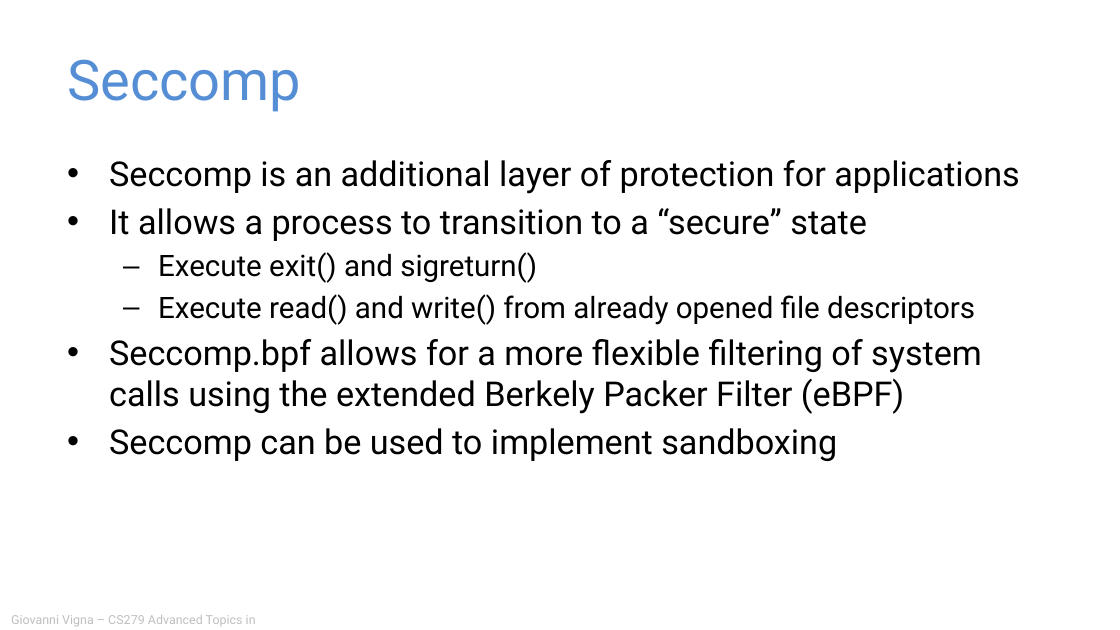
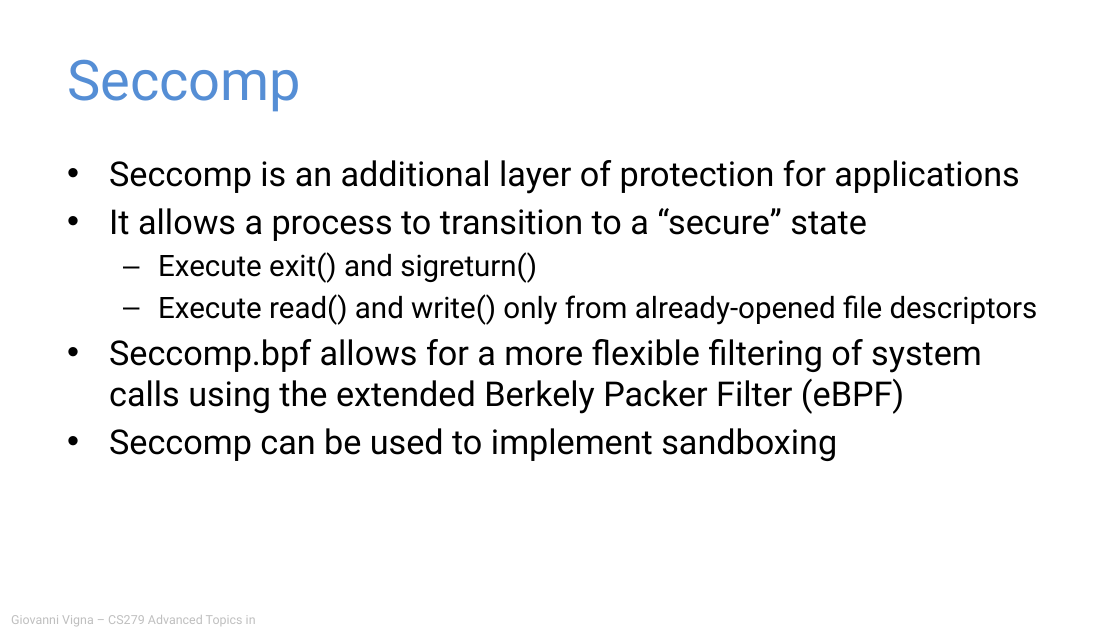
Before and after one commit to giovannivigna/CS279-Fall2024, a slide deck: slide 26 of materials/05_Vulnerability_Patterns/Application Security.pptx (slide 25 before the commit). Drawn at 1120x630 pixels with LibreOffice and Linux fonts; fonts in the diff are those of the drawing. Boxes give left, top, right and bottom in pixels: in the first picture for what was removed or moved away, otherwise in the second. Text is boxed around its words. In the diff, an @@ line names an element or a change of style, - is before the commit and + after.

```diff
--- a/materials/05_Vulnerability_Patterns/Application Security.pptx
+++ b/materials/05_Vulnerability_Patterns/Application Security.pptx
@@ text at (158,294,1038,325): text changed @@
-  – Execute read() and write() from already opened file descriptors
+  – Execute read() and write() only from already-opened file descriptors
```
Also in this commit, not shown: 21 other slides changed, 8 slides added, 7 slides removed, 1 other file.
